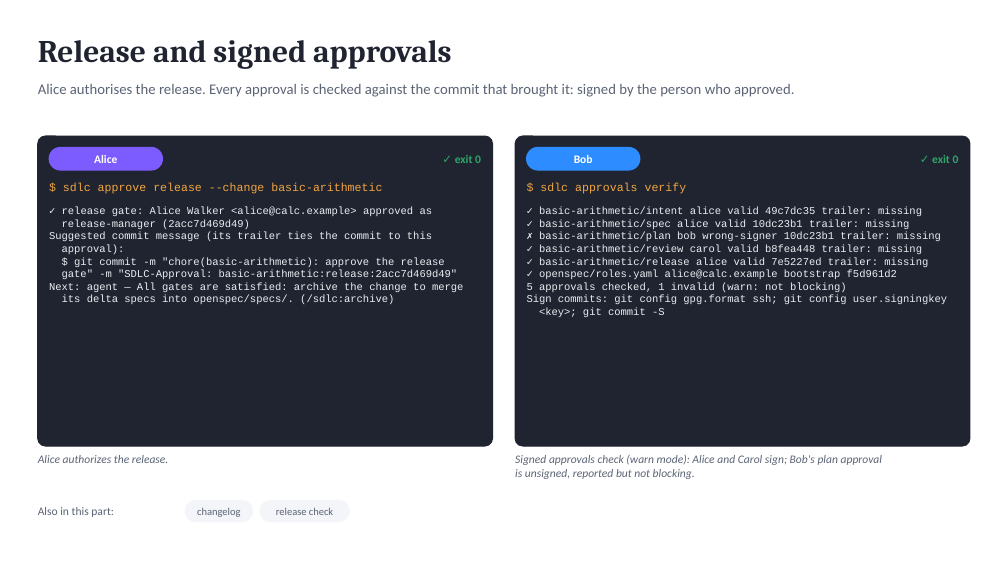
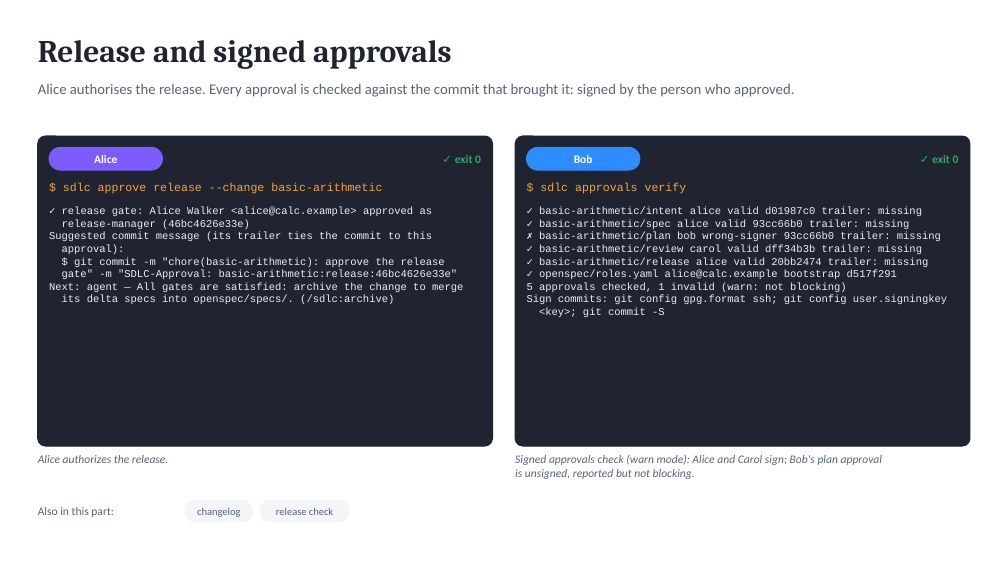
Before and after one commit to marin-ai-tech/sdlc, a slide deck: slide 13 of docs/demo/sdlc-calculator-demo.en.pptx. Drawn at 1008x567 pixels with LibreOffice and Linux fonts; fonts in the diff are those of the drawing. Boxes give left, top, right and bottom in pixels: in the first picture for what was removed or moved away, otherwise in the second. Text is boxed around its words. In the diff, an @@ line names an element or a change of style, - is before the commit and + after.

Commit message:
chore: release 0.25.0

```diff
--- a/docs/demo/sdlc-calculator-demo.en.pptx
+++ b/docs/demo/sdlc-calculator-demo.en.pptx
@@ text at [539,207,941,279]: text changed @@
-✓ basic-arithmetic/intent alice valid 49c7dc35 trailer: missing
-✓ basic-arithmetic/spec alice valid 10dc23b1 trailer: missing
-✗ basic-arithmetic/plan bob wrong-signer 10dc23b1 trailer: missing
-✓ basic-arithmetic/review carol valid b8fea448 trailer: missing
-✓ basic-arithmetic/release alice valid 7e5227ed trailer: missing
-✓ openspec/roles.yaml alice@calc.example bootstrap f5d961d2
+✓ basic-arithmetic/intent alice valid d01987c0 trailer: missing
+✓ basic-arithmetic/spec alice valid 93cc66b0 trailer: missing
+✗ basic-arithmetic/plan bob wrong-signer 93cc66b0 trailer: missing
+✓ basic-arithmetic/review carol valid dff34b3b trailer: missing
+✓ basic-arithmetic/release alice valid 20bb2474 trailer: missing
+✓ openspec/roles.yaml alice@calc.example bootstrap d517f291
@@ text at [62,220,250,229]: text changed @@
-release-manager (2acc7d469d49)
+release-manager (46bc4626e33e)
@@ text at [62,270,458,279]: text changed @@
-gate" -m "SDLC-Approval: basic-arithmetic:release:2acc7d469d49"
+gate" -m "SDLC-Approval: basic-arithmetic:release:46bc4626e33e"
```
Also in this commit, not shown: 7 other slides changed, 31 other files.
